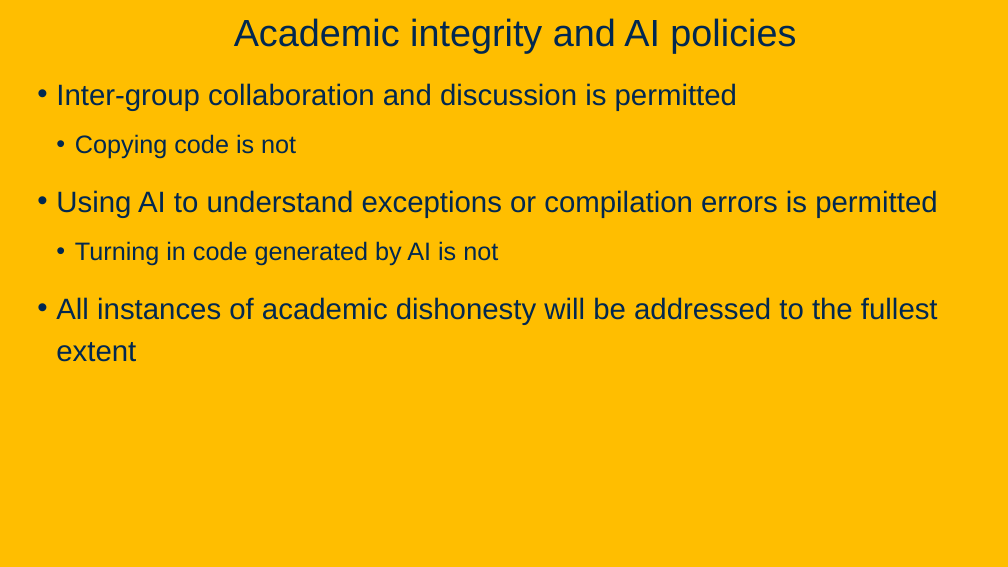
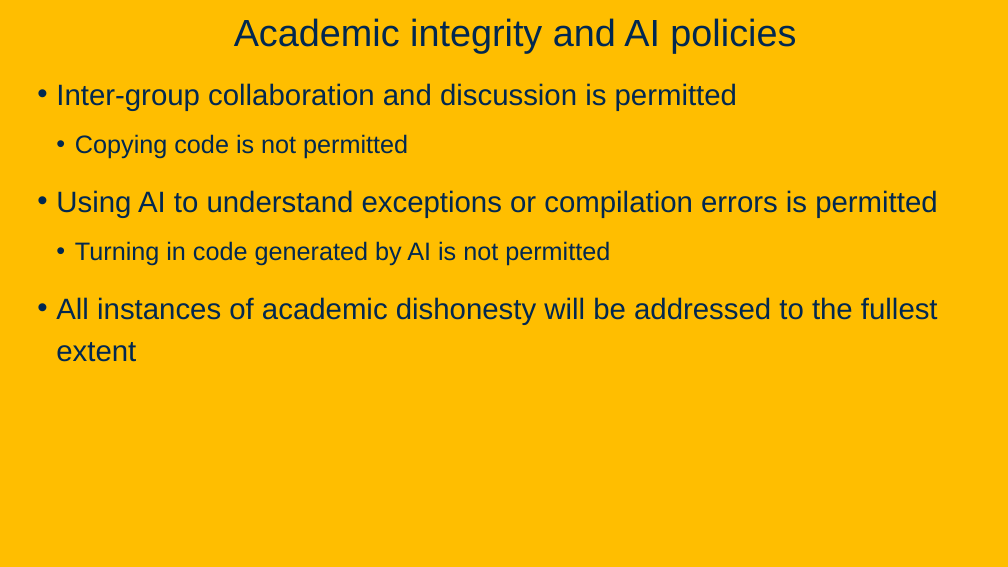
Before and after one commit to davsec-teaching/ECS160-Winter2025, a slide deck: slide 7 of slides/1_logistics_and_course_introduction.pptx. Drawn at 1008x567 pixels with LibreOffice and Linux fonts; fonts in the diff are those of the drawing; background and template pictures are left out. Boxes give left, top, right and bottom in pixels: in the first picture for what was removed or moved away, otherwise in the second. Text is boxed around its words. In the diff, an @@ line names an element or a change of style, - is before the commit and + after.

```diff
--- a/slides/1_logistics_and_course_introduction.pptx
+++ b/slides/1_logistics_and_course_introduction.pptx
@@ text at bbox=[75, 134, 408, 159]: text changed @@
-  • Copying code is not
+  • Copying code is not permitted
@@ text at bbox=[75, 241, 610, 266]: text changed @@
-  • Turning in code generated by AI is not
+  • Turning in code generated by AI is not permitted
```
Also in this commit, not shown: 9 other slides changed, 1 slide added.
